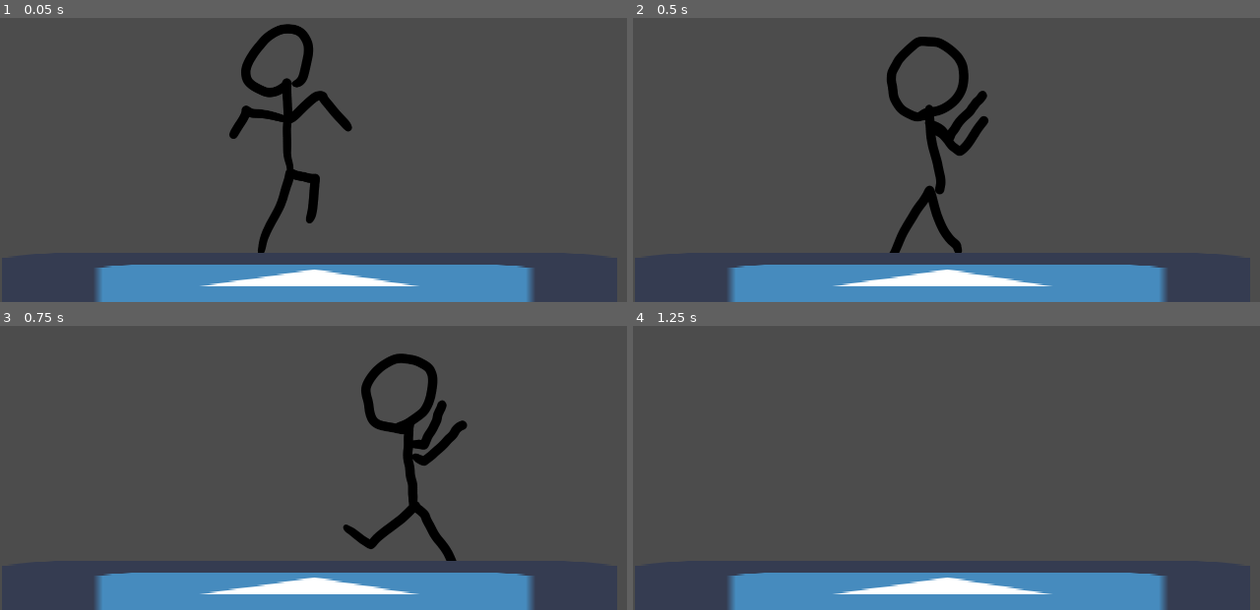
Above: before the commit, frames 1-4 (two rows, left to right).
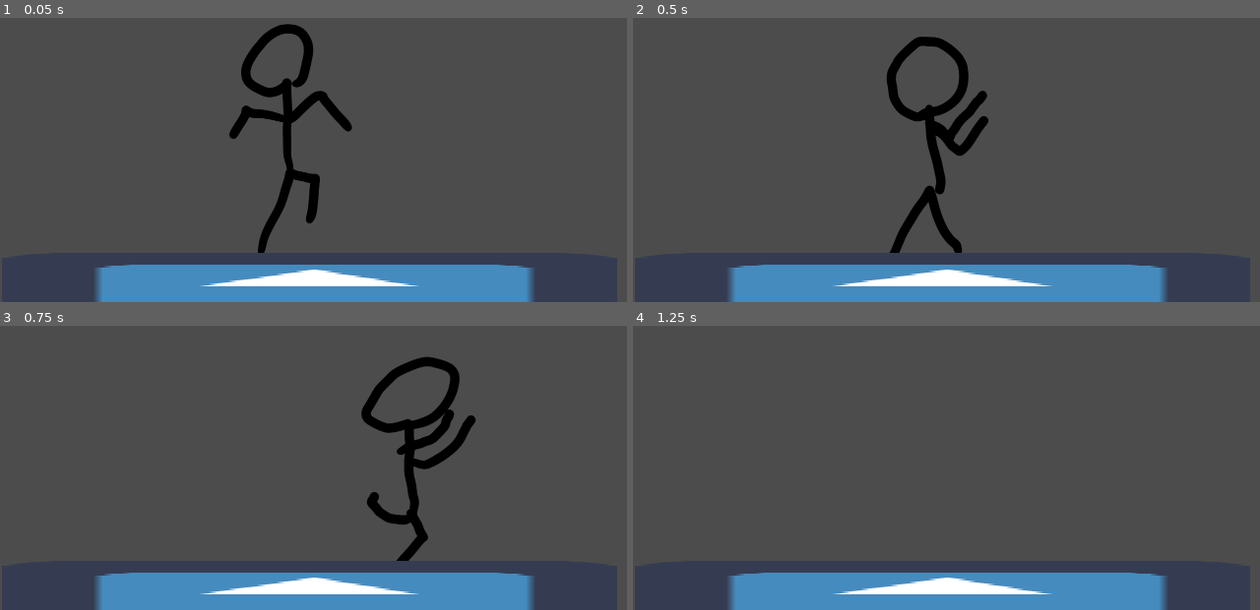
Above: after the commit, the same moments.

Repository: Utfigyii/fighting
Game: Godot game, scene res://assets/scenes/testArena.tscn
Same seed, same stepped clock (60 frames per second), same inputs: the game is played once before the commit and once after it. The engine's default icon, where the game draws it, is replaced by a stand-in: a white triangle on a blue panel in a dark square.
Inputs:
- Up to frame 1 (0.05 s): no input
- Up to frame 2 (0.5 s): no input
- Up to frame 3 (0.75 s): tap Enter at 0.5 s; hold Right (ui_right) from 0.53 s (still down); tap J (j, bound only before the commit) at 0.6 s
- Up to frame 4 (1.25 s): keep holding Right (ui_right); tap U (lp, bound only after the commit) at 0.8 s

Frames 1-2 are identical in both runs. In frame 3, 3.8% of the frame differs, in the area x 54-76%, y 9-83%; in frame 4, nothing differs.

Commit message:
do rpunch

Diff:
--- a/assets/characters/FIGHTER_stickman.tscn
+++ b/assets/characters/FIGHTER_stickman.tscn
@@ -11,6 +11,8 @@
 [ext_resource path="res://assets/textures/fighters/stickman/stickman_walk0018.png" type="Texture" id=9]
 [ext_resource path="res://assets/textures/fighters/stickman/stickman_jump0022.png" type="Texture" id=10]
 [ext_resource path="res://assets/textures/fighters/stickman/stickman_ljab0010.png" type="Texture" id=11]
+[ext_resource path="res://assets/textures/fighters/stickman/stickman_rjab0006.png" type="Texture" id=12]
+[ext_resource path="res://assets/textures/fighters/stickman/stickman_rjab0007.png" type="Texture" id=13]
 
 [sub_resource type="RectangleShape2D" id=8]
 extents = Vector2( 64, 214 )
@@ -44,6 +46,11 @@
 "loop": true,
 "name": "ljab",
 "speed": 5.0
+}, {
+"frames": [ ExtResource( 12 ), ExtResource( 13 ) ],
+"loop": true,
+"name": "rjab",
+"speed": 5.0
 } ]
 
 [sub_resource type="Animation" id=15]
@@ -134,7 +141,7 @@
 
 [sub_resource type="Animation" id=18]
 resource_name = "ljab"
-length = 0.1
+length = 0.15
 step = 0.01
 tracks/0/type = "value"
 tracks/0/path = NodePath("KinematicBody2D/AnimatedSprite:animation")
@@ -203,7 +210,7 @@
 tracks/5/imported = false
 tracks/5/enabled = true
 tracks/5/keys = {
-"times": PoolRealArray( 0.09 ),
+"times": PoolRealArray( 0.14 ),
 "transitions": PoolRealArray( 1 ),
 "values": [ {
 "args": [  ],
@@ -211,6 +218,86 @@
 } ]
 }
 
+[sub_resource type="Animation" id=22]
+resource_name = "rjab"
+length = 0.15
+loop = true
+step = 0.01
+tracks/0/type = "value"
+tracks/0/path = NodePath("KinematicBody2D/AnimatedSprite:animation")
+tracks/0/interp = 1
+tracks/0/loop_wrap = true
+tracks/0/imported = false
+tracks/0/enabled = true
+tracks/0/keys = {
+"times": PoolRealArray( 0 ),
+"transitions": PoolRealArray( 1 ),
+"update": 1,
+"values": [ "rjab" ]
+}
+tracks/1/type = "value"
+tracks/1/path = NodePath("KinematicBody2D/AnimatedSprite:frame")
+tracks/1/interp = 1
+tracks/1/loop_wrap = true
+tracks/1/imported = false
+tracks/1/enabled = true
+tracks/1/keys = {
+"times": PoolRealArray( 0, 0.08 ),
+"transitions": PoolRealArray( 1, 1 ),
+"update": 1,
+"values": [ 0, 1 ]
+}
+tracks/2/type = "value"
+tracks/2/path = NodePath("KinematicBody2D/attacks/rjab:monitoring")
+tracks/2/interp = 1
+tracks/2/loop_wrap = true
+tracks/2/imported = false
+tracks/2/enabled = true
+tracks/2/keys = {
+"times": PoolRealArray( 0, 0.08 ),
+"transitions": PoolRealArray( 1, 1 ),
+"update": 1,
+"values": [ true, false ]
+}
+tracks/3/type = "value"
+tracks/3/path = NodePath("KinematicBody2D/attacks/rjab:monitorable")
+tracks/3/interp = 1
+tracks/3/loop_wrap = true
+tracks/3/imported = false
+tracks/3/enabled = true
+tracks/3/keys = {
+"times": PoolRealArray( 0, 0.08 ),
+"transitions": PoolRealArray( 1, 1 ),
+"update": 1,
+"values": [ true, false ]
+}
+tracks/4/type = "value"
+tracks/4/path = NodePath("KinematicBody2D/attacks/rjab/CollisionShape2D:disabled")
+tracks/4/interp = 1
+tracks/4/loop_wrap = true
+tracks/4/imported = false
+tracks/4/enabled = true
+tracks/4/keys = {
+"times": PoolRealArray( 0, 0.08 ),
+"transitions": PoolRealArray( 1, 1 ),
+"update": 1,
+"values": [ false, true ]
+}
+tracks/5/type = "method"
+tracks/5/path = NodePath("KinematicBody2D")
+tracks/5/interp = 1
+tracks/5/loop_wrap = true
+tracks/5/imported = false
+tracks/5/enabled = true
+tracks/5/keys = {
+"times": PoolRealArray( 0.1 ),
+"transitions": PoolRealArray( 1 ),
+"values": [ {
+"args": [  ],
+"method": "doneAttack"
+} ]
+}
+
 [sub_resource type="Animation" id=9]
 resource_name = "walk"
 length = 0.3
@@ -250,11 +337,13 @@
 animation = "idle"
 
 [sub_resource type="AnimationNodeTransition" id=19]
-input_count = 2
+input_count = 3
 input_0/name = "no"
 input_0/auto_advance = false
 input_1/name = "ljab"
 input_1/auto_advance = false
+input_2/name = "rjab"
+input_2/auto_advance = false
 
 [sub_resource type="AnimationNodeTransition" id=17]
 input_count = 2
@@ -280,11 +369,14 @@
 [sub_resource type="AnimationNodeAnimation" id=20]
 animation = "ljab"
 
+[sub_resource type="AnimationNodeAnimation" id=23]
+animation = "rjab"
+
 [sub_resource type="AnimationNodeAnimation" id=10]
 animation = "walk"
 
 [sub_resource type="AnimationNodeBlendTree" id=7]
-graph_offset = Vector2( -267.803, 48.3611 )
+graph_offset = Vector2( -158.667, 294.667 )
 nodes/Animation/node = SubResource( 13 )
 nodes/Animation/position = Vector2( -60, 100 )
 nodes/crouchAnim/node = SubResource( 16 )
@@ -300,14 +392,19 @@
 nodes/isWalking/node = SubResource( 11 )
 nodes/isWalking/position = Vector2( -53.3333, 213.333 )
 nodes/ljabAnim/node = SubResource( 20 )
-nodes/ljabAnim/position = Vector2( 293.333, 346.667 )
+nodes/ljabAnim/position = Vector2( 186.667, 293.333 )
 nodes/output/position = Vector2( 693.333, 80 )
+nodes/rjabAnim/node = SubResource( 23 )
+nodes/rjabAnim/position = Vector2( 186.667, 400 )
 nodes/walkAnim/node = SubResource( 10 )
 nodes/walkAnim/position = Vector2( -260, 320 )
-node_connections = [ "output", 0, "isAttacking", "isOnGround …(74 unchanged characters)… ound", "isAttacking", 1, "ljabAnim", "isCrouching", 0, "idleAnim", "isCrouching" …(78 unchanged characters)…
+node_connections = [ "output", 0, "isAttacking", "isOnGround …(74 unchanged characters)… ound", "isAttacking", 1, "ljabAnim", "isAttacking", 2, "rjabAnim", "isCrouching", 0, "idleAnim", "isCrouching" …(78 unchanged characters)…
 
 [sub_resource type="RectangleShape2D" id=21]
 extents = Vector2( 84.5, 32.75 )
+
+[sub_resource type="RectangleShape2D" id=24]
+extents = Vector2( 106, 15 )
 
 [node name="FIGHTER_stickman" type="Node2D"]
 scale = Vector2( 0.5, 0.5 )
@@ -326,7 +423,7 @@
 
 [node name="AnimatedSprite" type="AnimatedSprite" parent="KinematicBody2D"]
 frames = SubResource( 1 )
-animation = "crouch"
+animation = "rjab"
 
 [node name="AnimationPlayer" type="AnimationPlayer" parent="KinematicBody2D"]
 root_node = NodePath("../..")
@@ -334,14 +431,15 @@
 anims/idle = SubResource( 2 )
 anims/jump = SubResource( 12 )
 anims/ljab = SubResource( 18 )
+anims/rjab = SubResource( 22 )
 anims/walk = SubResource( 9 )
 
 [node name="AnimationTree" type="AnimationTree" parent="KinematicBody2D"]
 tree_root = SubResource( 7 )
 anim_player = NodePath("../AnimationPlayer")
 active = true
-parameters/isAttacking/current = 1
-parameters/isCrouching/current = 1
+parameters/isAttacking/current = 2
+parameters/isCrouching/current = 0
 parameters/isOnGround/current = 1
 parameters/isWalking/current = 0
 
@@ -359,3 +457,9 @@
 position = Vector2( 94, 59.25 )
 shape = SubResource( 21 )
 disabled = true
+
+[node name="rjab" type="Area2D" parent="KinematicBody2D/attacks"]
+
+[node name="CollisionShape2D" type="CollisionShape2D" parent="KinematicBody2D/attacks/rjab"]
+position = Vector2( 136, -46 )
+shape = SubResource( 24 )
--- a/assets/scripts/FIGHTER_stickman.gd
+++ b/assets/scripts/FIGHTER_stickman.gd
@@ -67,10 +67,16 @@
 	if not isAttacking:
 		$AnimationTree.set("parameters/isAttacking/current", 0)
 
-	if Input.is_action_just_pressed("j") && canAttack:
+	if Input.is_action_just_pressed("lp") && canAttack:
 		isAttacking = true
 		canAttack = false
+		canMove = false
 		$AnimationTree.set("parameters/isAttacking/current", 1)
+	if Input.is_action_pressed("rp") && canAttack:
+		isAttacking = true
+		canAttack = true
+		canMove = false
+		$AnimationTree.set("parameters/isAttacking/current", 2)
 
 
 	if Input.is_action_just_pressed("close_game"):
@@ -109,3 +115,5 @@
 func doneAttack():
 	isAttacking = false
 	canAttack = true
+	canMove = true
+	print("done attacking")
--- a/project.godot
+++ b/project.godot
@@ -23,6 +23,34 @@
 
 [input]
 
+ui_left={
+"deadzone": 0.5,
+"events": [ Object(InputEventKey,"resource_local_to_scene":false,"resource_name":"","device":0,"alt":false,"shift":false,"control":false,"meta":false,"command":false,"pressed":false,"scancode":16777231,"physical_scancode":0,"unicode":0,"echo":false,"script":null)
+, Object(InputEventJoypadButton,"resource_local_to_scene":false,"resource_name":"","device":0,"button_index":14,"pressure":0.0,"pressed":false,"script":null)
+, Object(InputEventKey,"resource_local_to_scene":false,"resource_name":"","device":0,"alt":false,"shift":false,"control":false,"meta":false,"command":false,"pressed":false,"scancode":65,"physical_scancode":0,"unicode":0,"echo":false,"script":null)
+ ]
+}
+ui_right={
+"deadzone": 0.5,
+"events": [ Object(InputEventKey,"resource_local_to_scene":false,"resource_name":"","device":0,"alt":false,"shift":false,"control":false,"meta":false,"command":false,"pressed":false,"scancode":16777233,"physical_scancode":0,"unicode":0,"echo":false,"script":null)
+, Object(InputEventJoypadButton,"resource_local_to_scene":false,"resource_name":"","device":0,"button_index":15,"pressure":0.0,"pressed":false,"script":null)
+, Object(InputEventKey,"resource_local_to_scene":false,"resource_name":"","device":0,"alt":false,"shift":false,"control":false,"meta":false,"command":false,"pressed":false,"scancode":68,"physical_scancode":0,"unicode":0,"echo":false,"script":null)
+ ]
+}
+ui_up={
+"deadzone": 0.5,
+"events": [ Object(InputEventKey,"resource_local_to_scene":false,"resource_name":"","device":0,"alt":false,"shift":false,"control":false,"meta":false,"command":false,"pressed":false,"scancode":16777232,"physical_scancode":0,"unicode":0,"echo":false,"script":null)
+, Object(InputEventJoypadButton,"resource_local_to_scene":false,"resource_name":"","device":0,"button_index":12,"pressure":0.0,"pressed":false,"script":null)
+, Object(InputEventKey,"resource_local_to_scene":false,"resource_name":"","device":0,"alt":false,"shift":false,"control":false,"meta":false,"command":false,"pressed":false,"scancode":87,"physical_scancode":0,"unicode":0,"echo":false,"script":null)
+ ]
+}
+ui_down={
+"deadzone": 0.5,
+"events": [ Object(InputEventKey,"resource_local_to_scene":false,"resource_name":"","device":0,"alt":false,"shift":false,"control":false,"meta":false,"command":false,"pressed":false,"scancode":16777234,"physical_scancode":0,"unicode":0,"echo":false,"script":null)
+, Object(InputEventJoypadButton,"resource_local_to_scene":false,"resource_name":"","device":0,"button_index":13,"pressure":0.0,"pressed":false,"script":null)
+, Object(InputEventKey,"resource_local_to_scene":false,"resource_name":"","device":0,"alt":false,"shift":false,"control":false,"meta":false,"command":false,"pressed":false,"scancode":83,"physical_scancode":0,"unicode":0,"echo":false,"script":null)
+ ]
+}
 reload_scene={
 "deadzone": 0.5,
 "events": [ Object(InputEventKey,"resource_local_to_scene":false,"resource_name":"","device":0,"alt":false,"shift":false,"control":false,"meta":false,"command":false,"pressed":false,"scancode":82,"physical_scancode":0,"unicode":0,"echo":false,"script":null)
@@ -33,9 +61,24 @@
 "events": [ Object(InputEventKey,"resource_local_to_scene":false,"resource_name":"","device":0,"alt":false,"shift":false,"control":false,"meta":false,"command":false,"pressed":false,"scancode":16777217,"physical_scancode":0,"unicode":0,"echo":false,"script":null)
  ]
 }
-j={
+lp={
+"deadzone": 0.5,
+"events": [ Object(InputEventKey,"resource_local_to_scene":false,"resource_name":"","device":0,"alt":false,"shift":false,"control":false,"meta":false,"command":false,"pressed":false,"scancode":85,"physical_scancode":0,"unicode":0,"echo":false,"script":null)
+ ]
+}
+rp={
+"deadzone": 0.5,
+"events": [ Object(InputEventKey,"resource_local_to_scene":false,"resource_name":"","device":0,"alt":false,"shift":false,"control":false,"meta":false,"command":false,"pressed":false,"scancode":73,"physical_scancode":0,"unicode":0,"echo":false,"script":null)
+ ]
+}
+lk={
 "deadzone": 0.5,
 "events": [ Object(InputEventKey,"resource_local_to_scene":false,"resource_name":"","device":0,"alt":false,"shift":false,"control":false,"meta":false,"command":false,"pressed":false,"scancode":74,"physical_scancode":0,"unicode":0,"echo":false,"script":null)
+ ]
+}
+rk={
+"deadzone": 0.5,
+"events": [ Object(InputEventKey,"resource_local_to_scene":false,"resource_name":"","device":0,"alt":false,"shift":false,"control":false,"meta":false,"command":false,"pressed":false,"scancode":75,"physical_scancode":0,"unicode":0,"echo":false,"script":null)
  ]
 }
 
Not shown: 1 places in assets/characters/FIGHTER_stickman.tscn that only renumber resources
Not shown, added: misc/projectFiles/.stickman.kra-autosave.kra
